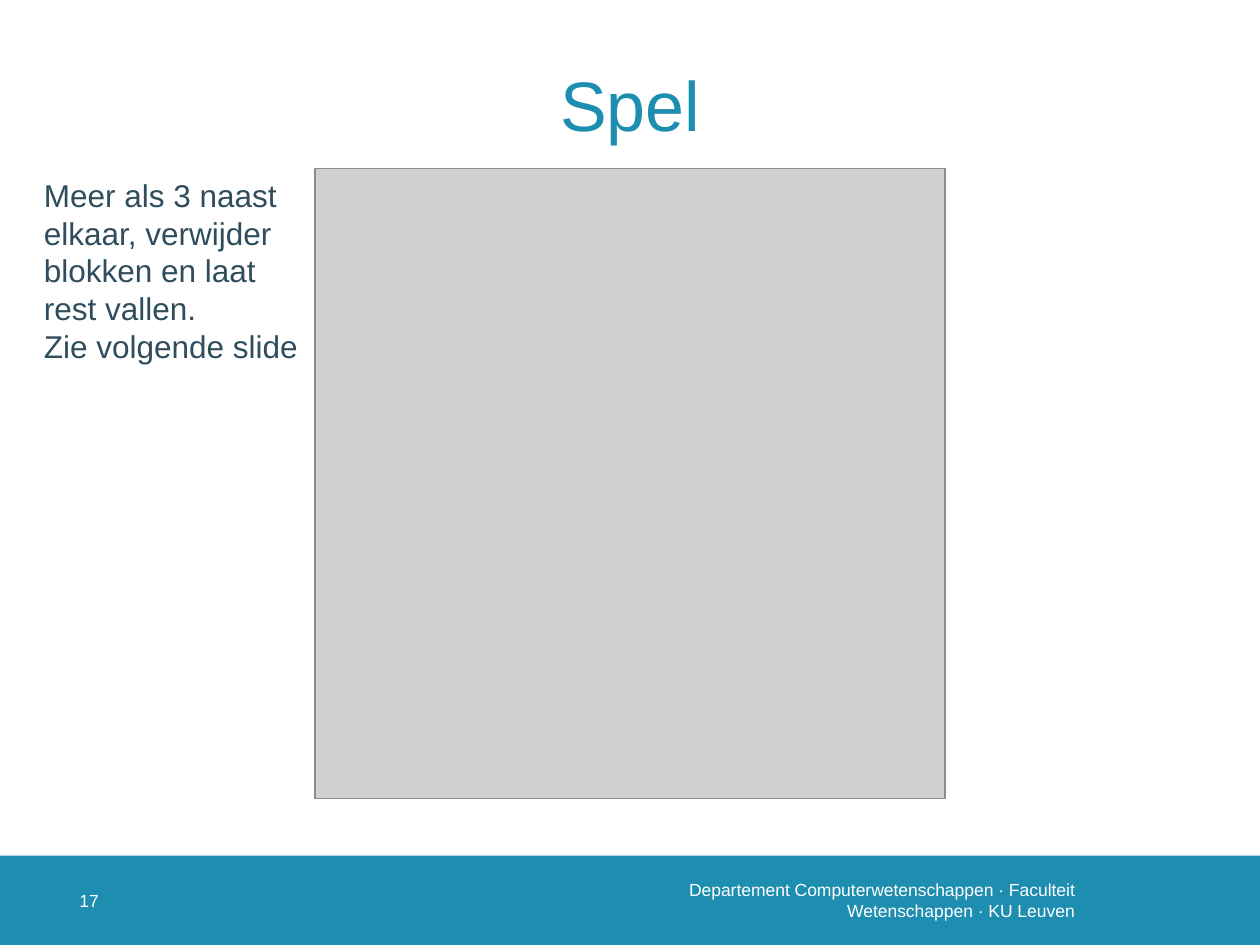
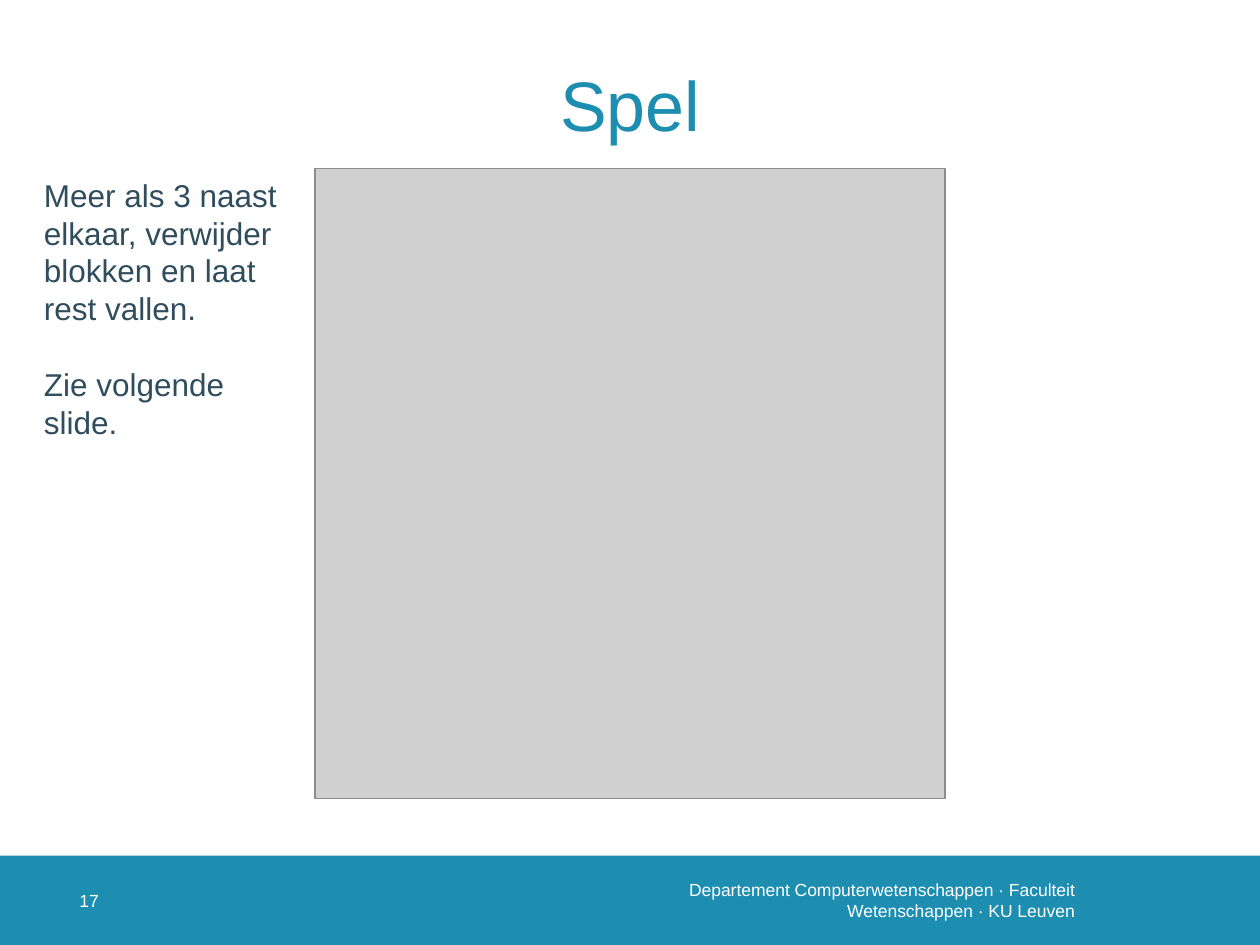
Before and after one commit to susverwimp/T208-Probabilistic-Programming-A-Case-Study, a slide deck: slide 18 of thesis/presentations/2 second/second.pptx. Drawn at 1260x945 pixels with LibreOffice and Linux fonts; fonts in the diff are those of the drawing; grey boxes stand for pictures; background and template pictures are left out. Boxes give left, top, right and bottom in pixels: in the first picture for what was removed or moved away, otherwise in the second. Text is boxed around its words. In the diff, an @@ line names an element or a change of style, - is before the commit and + after.

```diff
--- a/thesis/presentations/2 second/second.pptx
+++ b/thesis/presentations/2 second/second.pptx
@@ text at box(44, 373, 224, 435): text changed @@
-Zie volgende slide
+Zie volgende slide.
```
Also in this commit, not shown: 12 other slides changed, 4 slides added, 6 other files.
